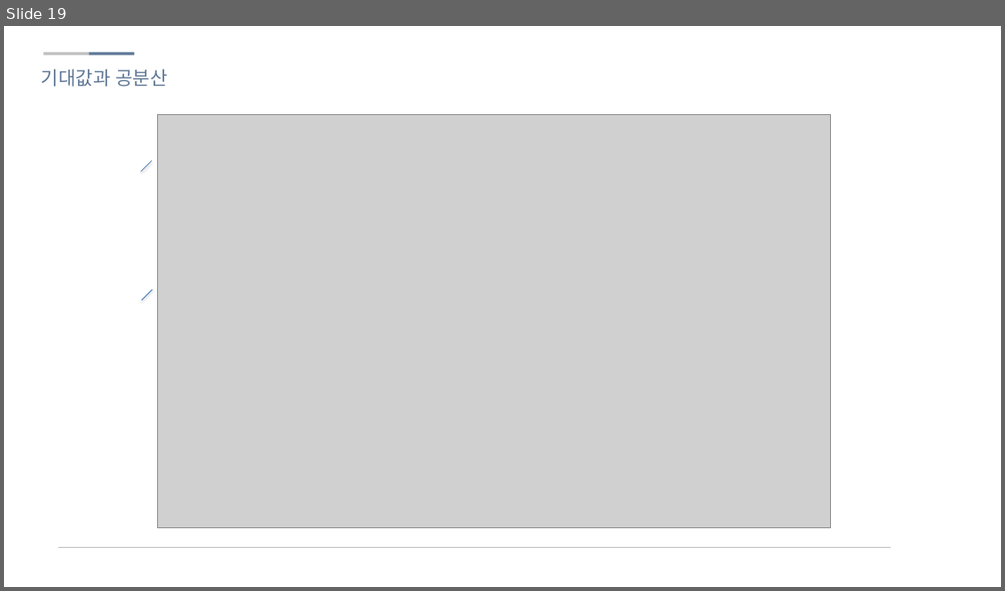
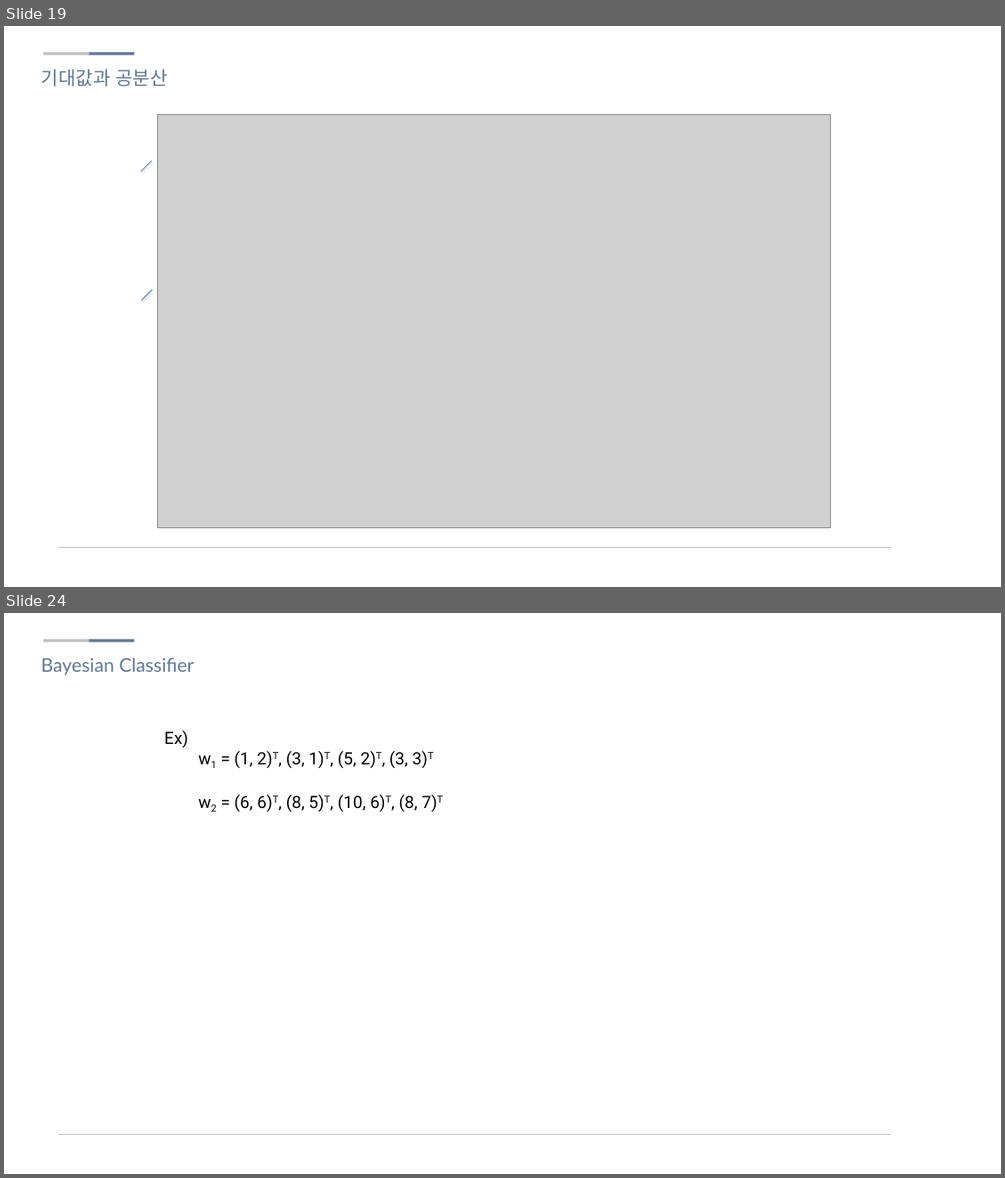
Before and after one commit to sjsong08/IDEALab_study, a slide deck: Machine Learning/2. Bayesian Decision Theory.pptx. Shown one above the other, each under a label of ours: slide 19 before the commit, slides 19 and 24 after it; the slides between them are not shown. The pictures are 1005x591 and 1005x1178 pixels, drawn with LibreOffice and Linux fonts; fonts in the diff are those of the drawing; grey boxes stand for pictures; background and template pictures are left out. Boxes give left, top, right and bottom in pixels: in the first picture for what was removed or moved away, otherwise in the second. Text is boxed around its words. In the diff, an @@ line names an element or a change of style, - is before the commit and + after.

```diff
--- a/Machine Learning/2. Bayesian Decision Theory.pptx
+++ b/Machine Learning/2. Bayesian Decision Theory.pptx
@@ slide 24 added at bbox=[4, 613, 1001, 1174], background #FFFFFF; not listed: 3 template elements that a slide beside it also shows @@
@@ text added at bbox=[41, 657, 194, 675], 20 pt, text #607796 @@
+Bayesian Classifier
@@ text added at bbox=[164, 730, 444, 811], 18 pt, text #000000 @@
+Ex)
+  w1 = (1, 2)T, (3, 1)T, (5, 2)T, (3, 3)T
+  w2 = (6, 6)T, (8, 5)T, (10, 6)T, (8, 7)T
```
Also in this commit, not shown: 7 slides changed.
